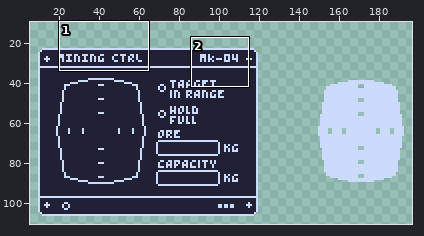
Edited in one commit: sprite sheet (Assets/Sprites/MiningStation/MiningStation.png). Above, an overview of the earlier version with the close-up marked.
Close-up. Earlier state:
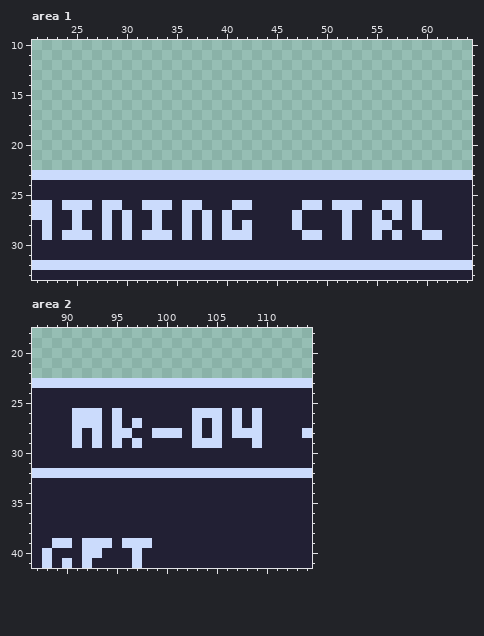
The file is 260x130 pixels. Shown: area 1: x 21..64, y 10..33; area 2: x 87..114, y 18..41. The wide view leaves out empty margins.
The result:
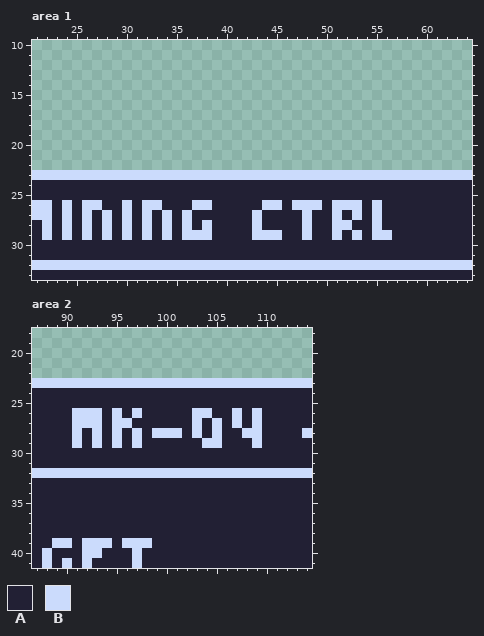
Palette (. is transparent): A #222034  B #cbdbfc
From the commit log: add mining laser camera
What changed:
--- area 1
@@ x 21..64 @@
 25 AAAAAAAAAAAAAAAAAAAAAAAAAAAAAAAAAAAAAAAAAAAA
-26 BBABBBABBAABBBABBAAABBAAAAABBABBBAABBABAAAAA
-27 BBAABAABABAABAABABABAAAAAABAAAABAABABABAAAAA
-28 ABAABAABABAABAABABABABAAAABAAAABAABBAABAAAAA
-29 ABABBBABABABBBABABABBBAAAAABBAABAABABAABBAAA
+26 BBABABBAABABBAAABBAAAAABBABBBABBBABAAAAAAAAA
+27 BBABABABABABABABAAAAAABAAAABAABABABAAAAAAAAA
+28 ABABABABABABABABABAAAABAAAABAABBAABAAAAAAAAA
+29 ABABABABABABABABBBAAAABBBAABAABABABBAAAAAAAA
 30 AAAAAAAAAAAAAAAAAAAAAAAAAAAAAAAAAAAAAAAAAAAA
--- area 2
@@ x 94..109 @@
 25 AAAAAAAAAAAAAAAA
-26 ABAAAAAAABBBABAB
-27 ABABAAAAABABABAB
-28 ABBAABBBABABABBB
-29 ABABAAAAABBBAAAB
+26 ABABAAAAABBAABAB
+27 ABBAAAAAABABABAB
+28 ABABABBBABABAABB
+29 ABABAAAAAABBAAAB
 30 AAAAAAAAAAAAAAAA
Changed places in both close-ups, as pixel boxes (x1, y1, x2, y2):
changed: (62, 200, 442, 240)
changed: (122, 408, 142, 438)
changed: (192, 408, 242, 448)
